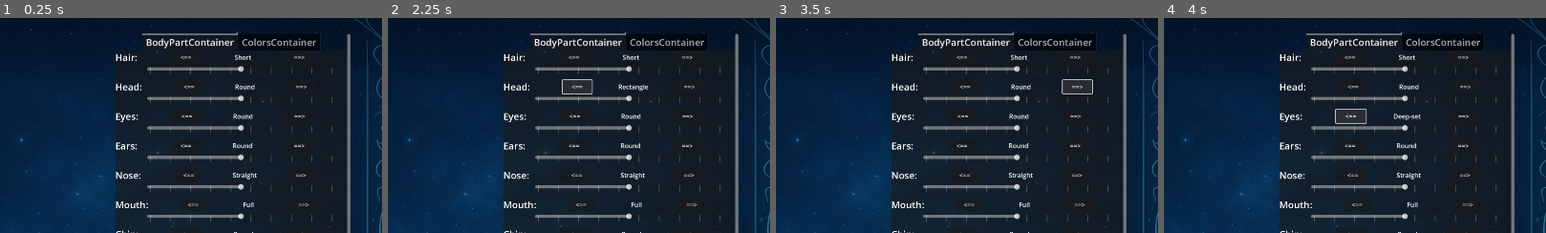
Above: before the commit, frames 1-4 (left to right).
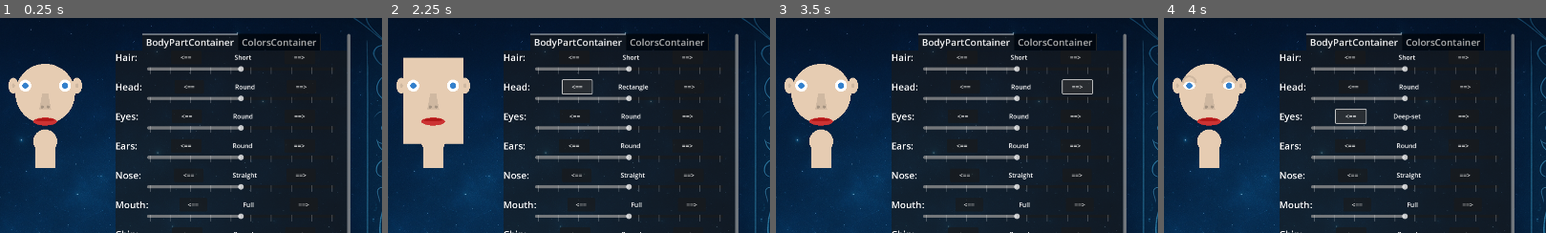
Above: after the commit, the same moments.

Repository: Suraru/Novellus
Game: Godot game, scene res://scenes/mainmenu/charactercreator/ChangeAppearance.tscn
Same seed, same stepped clock (60 frames per second), same inputs: the game is played once before the commit and once after it. This scene is started directly instead of the project's main scene.
Inputs:
- Up to frame 1 (0.25 s): no input
- Up to frame 2 (2.25 s): click "<==" at 0.5 s; click "==>" at 1.25 s; click "<==" at 2 s
- Up to frame 3 (3.5 s): click "==>" at 2.75 s
- Up to frame 4 (4 s): click "<==" at 3.5 s
The pictures show only the part of the screen within x 37-87%, y 0-50%; the shares and areas given below are measured in that part.

The runs differ from the first frame. In frame 1, 4.7% of the frame differs, in the area x 2-22%, y 21-70%; in frame 2, 7.2%, in the area x 2-22%, y 18-70%; in frame 3, 4.7%; in frame 4, 4.7%.

Commit message:
Working implemented character gen
LITERALLY. NIGHTMARE FUEL.

Diff:
--- a/scripts/mainmenu/charactercreator/change_appearance.gd
+++ b/scripts/mainmenu/charactercreator/change_appearance.gd
@@ -1,6 +1,7 @@
 extends Control
 
 var character_data = {}
+var character_preview = null
 var body_parts = ["Hair", "Head", "Eyes", "Ears", "Nose", "Mouth", "Chin", "Neck", "Torso", "Arms", "Hands", "Belly", "Back", "Tail", "Legs", "Feet"]
 
 var part_types = {
@@ -82,6 +83,19 @@
 	load_character_data()
 	update_ui()
 
+	# Create and add the character preview
+	character_preview = preload("res://scripts/mainmenu/charactercreator/charactergen.gd").new()
+	$PreviewMargin/PreviewContainer/SpriteContainer.add_child(character_preview)
+
+	# Center the character preview in the container
+	character_preview.position = Vector2(
+		$PreviewMargin/PreviewContainer/SpriteContainer.size.x / 2,
+		$PreviewMargin/PreviewContainer/SpriteContainer.size.y / 2
+	)
+
+	# Update the preview with current character data
+	update_character_preview()
+
 func load_character_data():
 	var character_file_path = GlobalState.current_character_path
 	var file = FileAccess.open(character_file_path, FileAccess.READ)
@@ -130,6 +144,7 @@
 		file.store_string(json_string)
 	else:
 		print("Could not open character file for writing")
+	update_character_preview()
 
 func update_ui():
 	# Update all body part labels to show current values
@@ -166,6 +181,9 @@
 		var scale_display = get_node_or_null("SelectionMargin/ScrollContainer/TabContainer/BodyPartContainer/" + part + "Container/" + part + "ButtonsContainer/" + part + "ScaleDisplay")
 		if scale_display:
 			scale_display.text = "Scale: %.2f" % scale_value
+
+	# Update the character preview
+	update_character_preview()
 
 func _on_part_back_pressed(part_name):
 	var current_value = character_data["appearance"][part_name]["type"]
@@ -225,3 +243,20 @@
 			buttons_container.add_child(new_label)
 			return true
 	return false
+
+func update_character_preview():
+	if character_preview:
+		# Pass the character data to the preview
+		character_preview.character_data = character_data
+		# Force redraw
+		character_preview.queue_redraw()
+
+func _process(_delta):
+	if character_preview and $PreviewMargin/PreviewContainer/SpriteContainer.size.x > 0:
+		# Center the character preview in the container
+		character_preview.position = Vector2(
+			$PreviewMargin/PreviewContainer/SpriteContainer.size.x / 2,
+			$PreviewMargin/PreviewContainer/SpriteContainer.size.y / 2
+		)
+		# Disable _process after initial positioning
+		set_process(false)
--- a/scripts/mainmenu/charactercreator/charactergen.gd
+++ b/scripts/mainmenu/charactercreator/charactergen.gd
@@ -4,13 +4,30 @@
 var character_data = {}
 
 # Base sizes and positions
-var head_center = Vector2(400, 300)
-var head_size = Vector2(200, 250)
+var head_center = Vector2(200, 150)
+var head_size = Vector2(150, 180)
 
 # Colors
 var skin_color = Color(0.9, 0.8, 0.7)
 var hair_color = Color(0.3, 0.2, 0.1)
 var eye_color = Color(0.2, 0.5, 0.8)
+
+func _ready():
+	# Initialize with default position if needed
+	if head_center == Vector2(400, 300):  # If still at default values
+		head_center = Vector2(200, 150)  # Adjust based on your container
+		head_size = Vector2(150, 180)    # Slightly smaller for the preview
+
+# Add this method to handle resizing
+func set_preview_size(container_size):
+	# Adjust head center to be in the center of the container
+	head_center = Vector2(container_size.x / 2, container_size.y / 2)
+	# Adjust head size based on container size
+	head_size = Vector2(
+		min(container_size.x, container_size.y) * 0.5,
+		min(container_size.x, container_size.y) * 0.6
+	)
+	queue_redraw()
 
 # Load character data from file
 func load_character(file_path):
